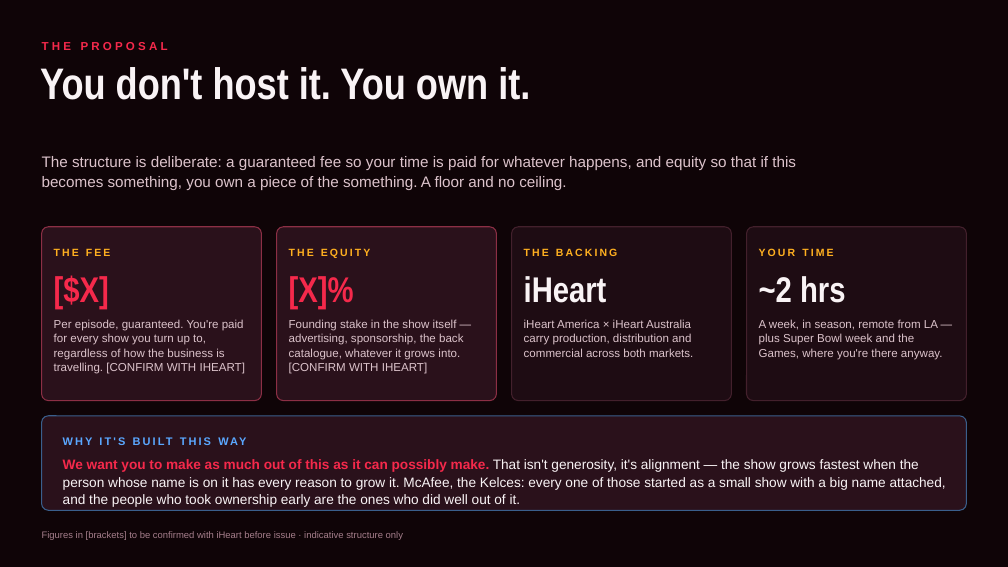
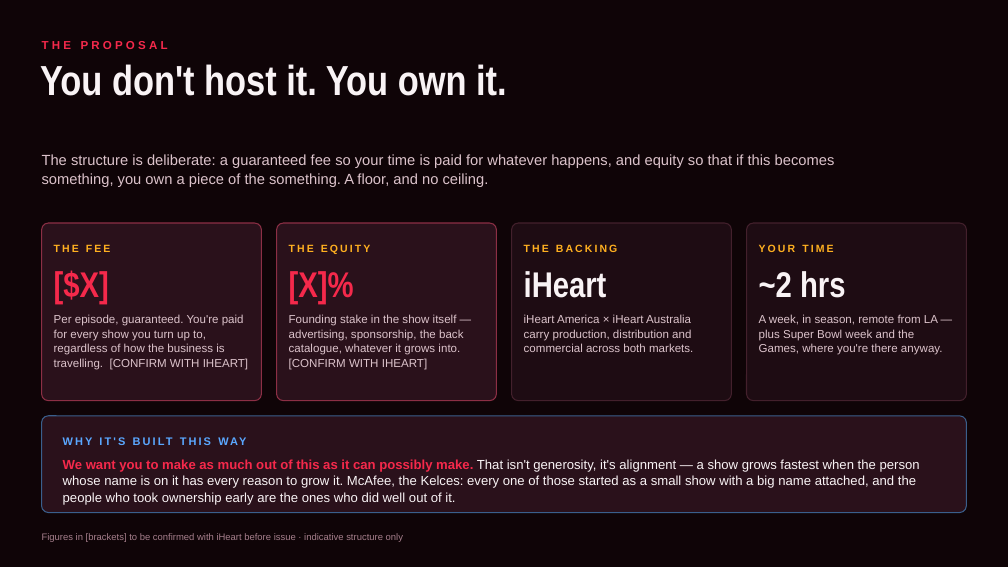
Before and after one commit to jvanders33/Armchair-NFL, a slide deck: slide 6 of pitch/Running-it-Back-Gurley.pptx (slide 4 before the commit). Drawn at 1008x567 pixels with LibreOffice and Linux fonts; fonts in the diff are those of the drawing. Boxes give left, top, right and bottom in pixels: in the first picture for what was removed or moved away, otherwise in the second. Text is boxed around its words. In the diff, an @@ line names an element or a change of style, - is before the commit and + after.

```diff
--- a/pitch/Running-it-Back-Gurley.pptx
+++ b/pitch/Running-it-Back-Gurley.pptx
@@ text "You don't host it. You ..." at bbox=[40, 64, 507, 96]: size 42 to 40 pt @@
@@ text at bbox=[42, 154, 835, 187]: text changed; size 14.5 to 14 pt @@
-The structure is deliberate: a guaranteed fee so your time is paid for whatever happens, and equity so that if this becomes something, you own a piece of the something. A floor and no ceiling.
+The structure is deliberate: a guaranteed fee so your time is paid for whatever happens, and equity so that if this becomes something, you own a piece of the something. A floor, and no ceiling.
@@ rounded rectangle: place and size @@
-rounded rectangle at bbox=[42, 227, 262, 401]
+rounded rectangle at bbox=[42, 223, 262, 401]
@@ rounded rectangle: place and size @@
-rounded rectangle at bbox=[277, 227, 497, 401]
+rounded rectangle at bbox=[277, 223, 497, 401]
@@ rounded rectangle: place and size @@
-rounded rectangle at bbox=[511, 227, 731, 401]
+rounded rectangle at bbox=[511, 223, 731, 401]
@@ proportions changed in 5 elements at bbox=[42, 416, 966, 513], bbox=[42, 223, 262, 401], bbox=[277, 223, 497, 401], bbox=[511, 223, 731, 401], bbox=[746, 223, 966, 401] @@
@@ rounded rectangle: place and size @@
-rounded rectangle at bbox=[746, 227, 966, 401]
+rounded rectangle at bbox=[746, 223, 966, 401]
@@ 8 texts: place and size @@
-8 texts at bbox=[54, 248, 845, 308]
+8 texts at bbox=[54, 244, 845, 304]
@@ text "Per episode, guaranteed. You're paid ...": place and size @@
-text "Per episode, guaranteed. You're paid ..." at bbox=[54, 319, 245, 374]
+text "Per episode, guaranteed. You're paid ..." at bbox=[54, 314, 248, 370]
@@ text "Founding stake in the show ...": place and size @@
-text "Founding stake in the show ..." at bbox=[289, 319, 463, 374]
+text "Founding stake in the show ..." at bbox=[289, 314, 463, 370]
@@ text "iHeart America × iHeart Australia ...": place and size @@
-text "iHeart America × iHeart Australia ..." at bbox=[524, 319, 693, 357]
+text "iHeart America × iHeart Australia ..." at bbox=[524, 314, 693, 352]
@@ text "A week, in season, remote ...": place and size @@
-text "A week, in season, remote ..." at bbox=[759, 319, 943, 360]
+text "A week, in season, remote ..." at bbox=[759, 314, 943, 355]
@@ text at bbox=[63, 459, 920, 505]: text changed; size 13 to 12.5 pt @@
-We want you to make as much out of this as it can possibly make. That isn't generosity, it's alignment — the show grows fastest when the person whose name is on it has every reason to grow it. McAfee, the Kelces: every one of those started as a small show with a big name attached, and the people who took ownership early are the ones who did well out of it.
+We want you to make as much out of this as it can possibly make. That isn't generosity, it's alignment — a show grows fastest when the person whose name is on it has every reason to grow it. McAfee, the Kelces: every one of those started as a small show with a big name attached, and the people who took ownership early are the ones who did well out of it.
```
Also in this commit, not shown: 6 other slides changed, 1 slide added, 9 other files.
